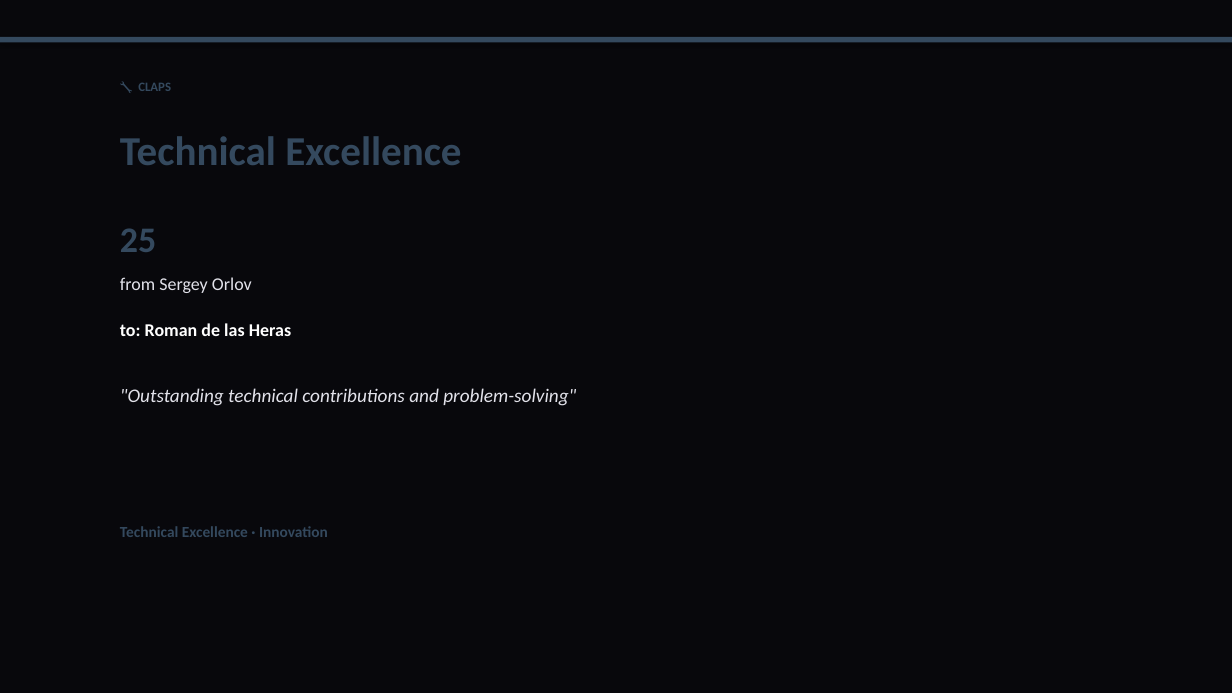
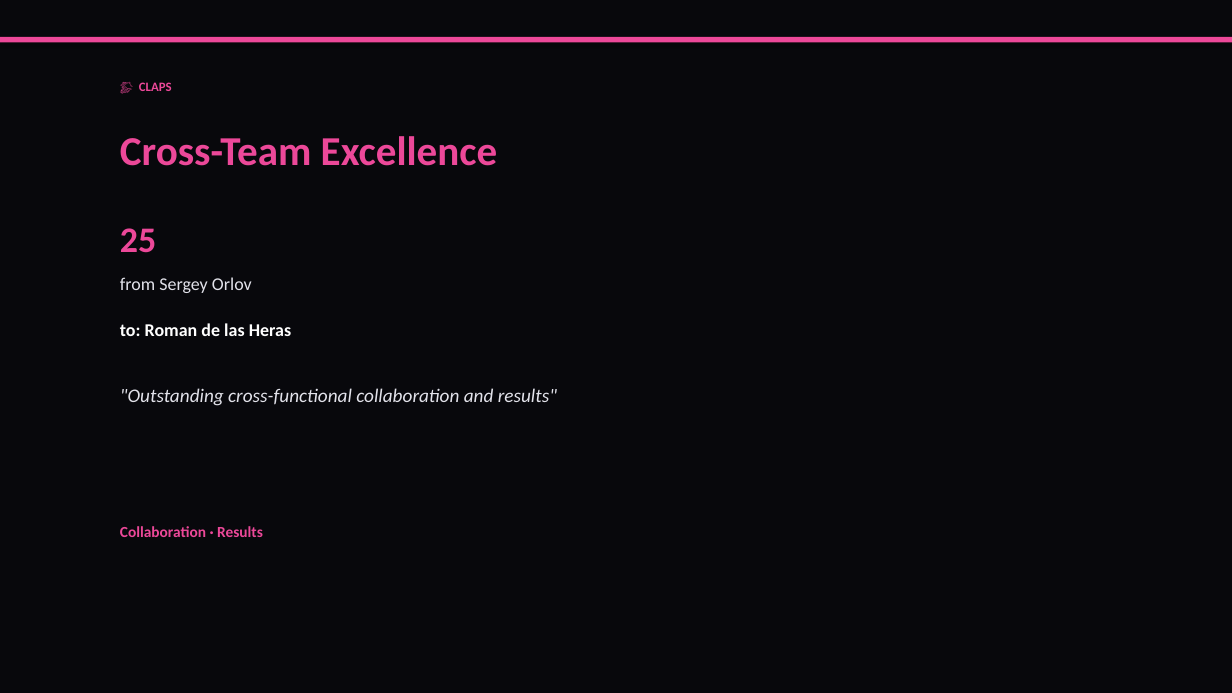
Before and after one commit to liliyagarifullina-maker/appodeal-pulse, a slide deck: slide 13 of data/archive/pulse_2026-03-14.pptx (slide 12 before the commit). Drawn at 1232x693 pixels with LibreOffice and Linux fonts; fonts in the diff are those of the drawing. Boxes give left, top, right and bottom in pixels: in the first picture for what was removed or moved away, otherwise in the second. Text is boxed around its words. In the diff, an @@ line names an element or a change of style, - is before the commit and + after.

```diff
--- a/data/archive/pulse_2026-03-14.pptx
+++ b/data/archive/pulse_2026-03-14.pptx
@@ rectangle at [0, 37, 1232, 43]: fill #34495E to #EC4899 @@
@@ text at [139, 82, 172, 91]: text changed; text colour #34495E to #EC4899 @@
-🔧 CLAPS
+👏 CLAPS
@@ text at [120, 136, 497, 166]: text changed; text colour #34495E to #EC4899 @@
-Technical Excellence
+Cross-Team Excellence
@@ text "25" at [120, 228, 156, 253]: text colour #34495E to #EC4899 @@
@@ text at [120, 388, 557, 406]: text changed @@
-"Outstanding technical contributions and problem-solving"
+"Outstanding cross-functional collaboration and results"
@@ text at [120, 526, 263, 537]: text changed; text colour #34495E to #EC4899 @@
-Technical Excellence · Innovation
+Collaboration · Results
```
Also in this commit, not shown: 14 other slides changed, 4 slides added, 2 slides removed, 2 other files.
